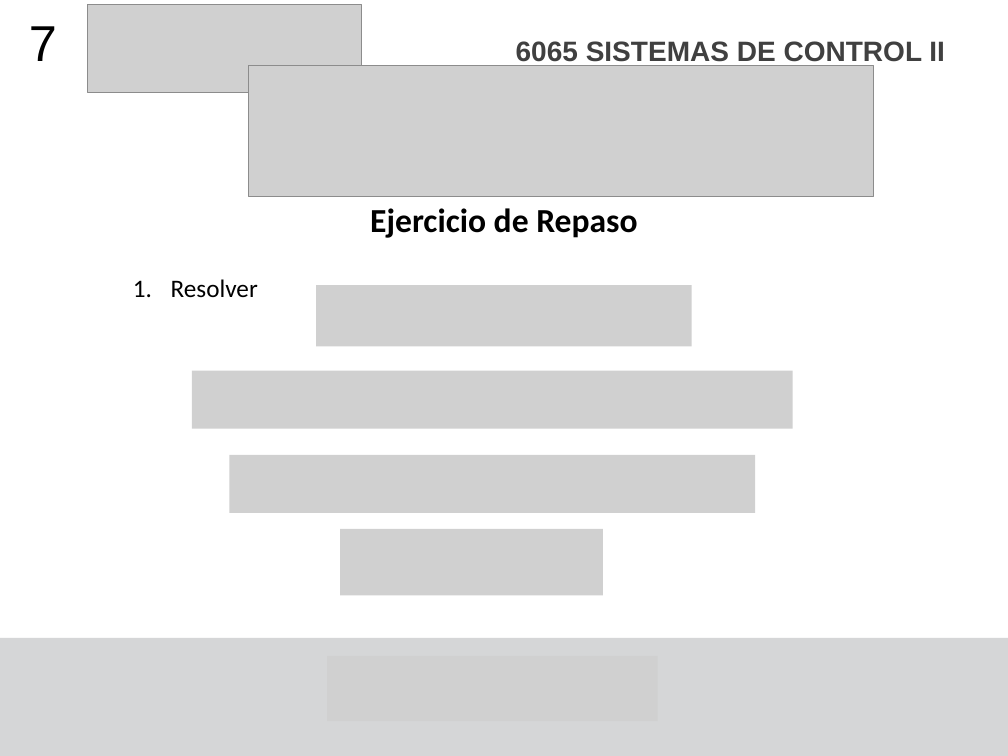
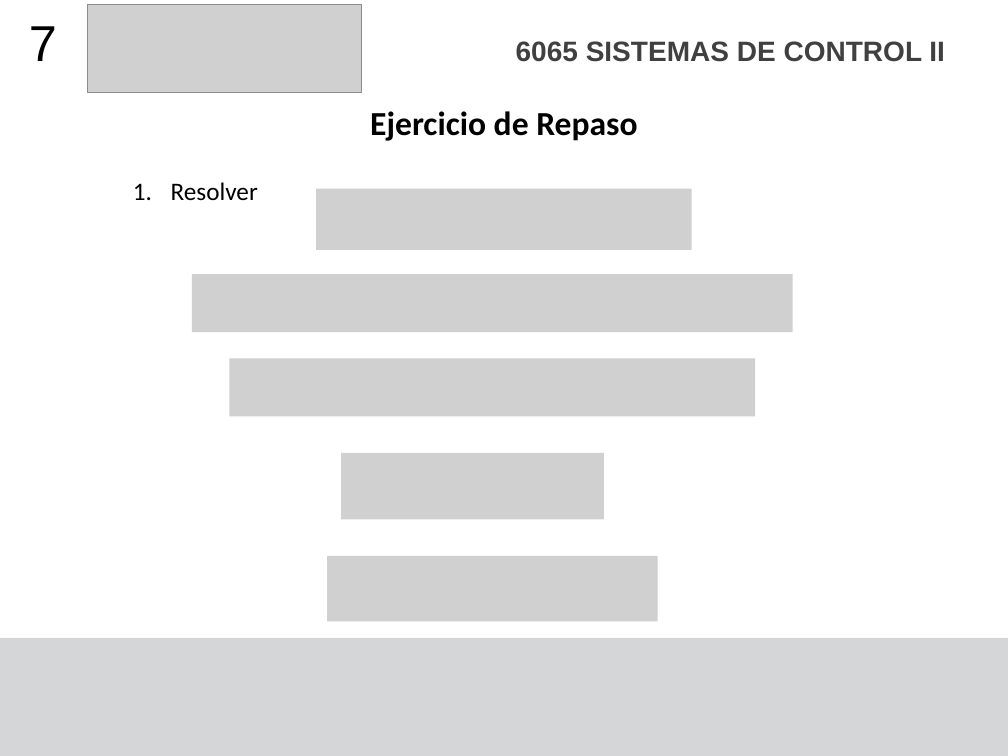
Before and after one commit to F4bian1012/Sistemas-de-Control-II---Ingenier-a-Mecatr-nica, a slide deck: slide 7 of Sesión_3/Representacion Sistemas Transformada Z.pptx. Drawn at 1008x756 pixels with LibreOffice and Linux fonts; fonts in the diff are those of the drawing; grey boxes stand for pictures. Boxes give left, top, right and bottom in pixels: in the first picture for what was removed or moved away, otherwise in the second. Text is boxed around its words. In the diff, an @@ line names an element or a change of style, - is before the commit and + after.

```diff
--- a/Sesión_3/Representacion Sistemas Transformada Z.pptx
+++ b/Sesión_3/Representacion Sistemas Transformada Z.pptx
@@ title "Ejercicio de Repaso": place and size @@
-title "Ejercicio de Repaso" at [370,208,637,238]
+title "Ejercicio de Repaso" at [370,111,637,141]
@@ picture removed at [248,66,873,197] @@
@@ text "Resolver": place and size @@
-text "Resolver" at [171,279,258,297]
+text "Resolver" at [171,182,258,200]
@@ picture added at [317,188,692,250] @@
@@ picture added at [193,274,793,333] @@
@@ picture removed at [317,285,692,347] @@
@@ picture: place and size @@
-picture at [193,371,793,429]
+picture at [230,359,756,417]
@@ picture removed at [230,455,756,513] @@
@@ picture added at [341,453,604,519] @@
@@ picture removed at [340,529,603,596] @@
@@ picture added at [327,556,657,622] @@
```
Also in this commit, not shown: 7 other slides changed, 1 slide added, 1 slide removed, 3 other files.
